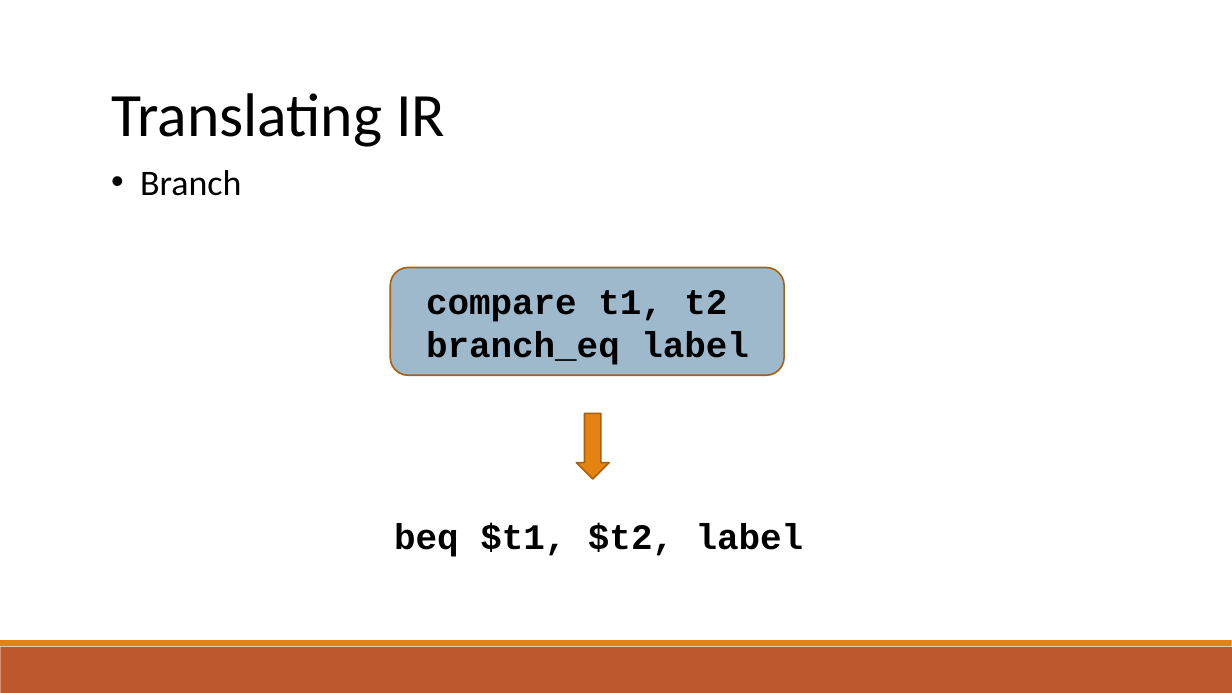
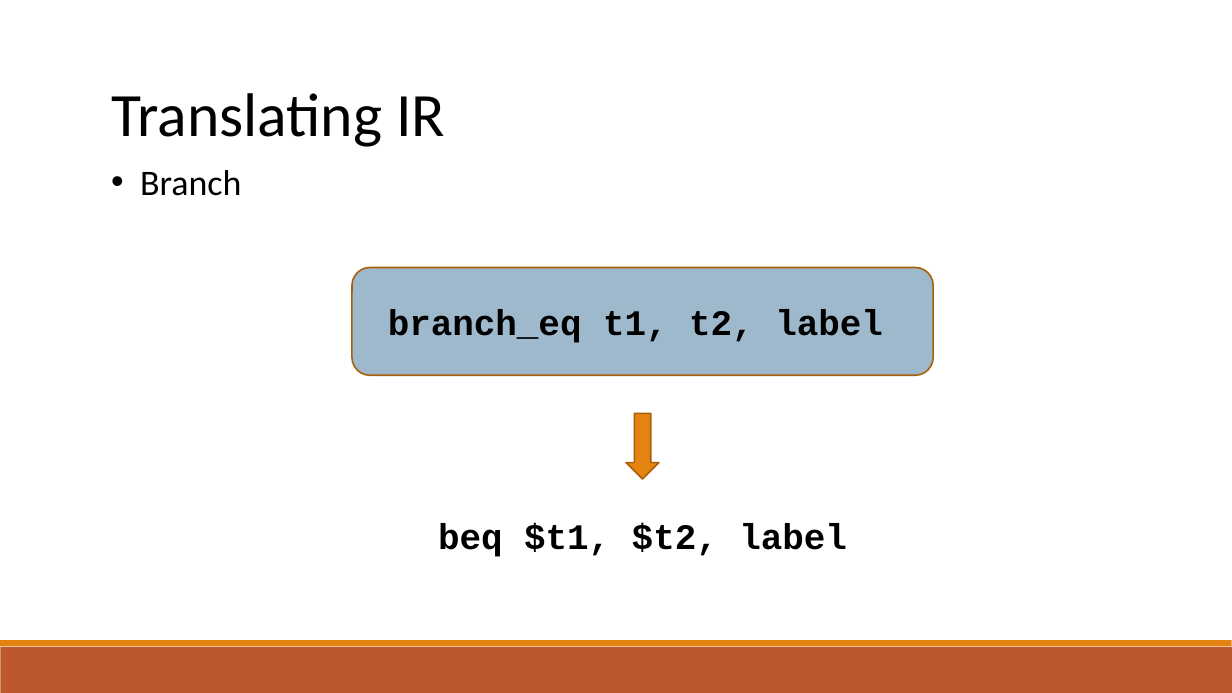
Before and after one commit to raghadzeidan/COMPILATION_TAU_FOR_STUDENTS, a slide deck: slide 38 of new_slides/codegen.pptx. Drawn at 1232x693 pixels with LibreOffice and Linux fonts; fonts in the diff are those of the drawing. Boxes give left, top, right and bottom in pixels: in the first picture for what was removed or moved away, otherwise in the second. Text is boxed around its words. In the diff, an @@ line names an element or a change of style, - is before the commit and + after.

```diff
--- a/new_slides/codegen.pptx
+++ b/new_slides/codegen.pptx
@@ rounded rectangle "branch_eq t1, t2, label": place and size @@
-rounded rectangle "branch_eq t1, t2, label" at box(390, 267, 784, 375)
+rounded rectangle "branch_eq t1, t2, label" at box(352, 267, 933, 375)
@@ text in rounded rectangle at box(388, 310, 883, 343): text changed @@
-compare t1, t2
-branch_eq label
+branch_eq t1, t2, label
@@ down arrow: place and size @@
-down arrow at box(577, 413, 610, 479)
+down arrow at box(627, 413, 660, 479)
@@ text "beq $t1, $t2, label": place and size @@
-text "beq $t1, $t2, label" at box(394, 524, 804, 557)
+text "beq $t1, $t2, label" at box(438, 524, 847, 557)
```
Also in this commit, not shown: 1 other slide changed, 13 slides added, 1 slide removed, 1 other file.
